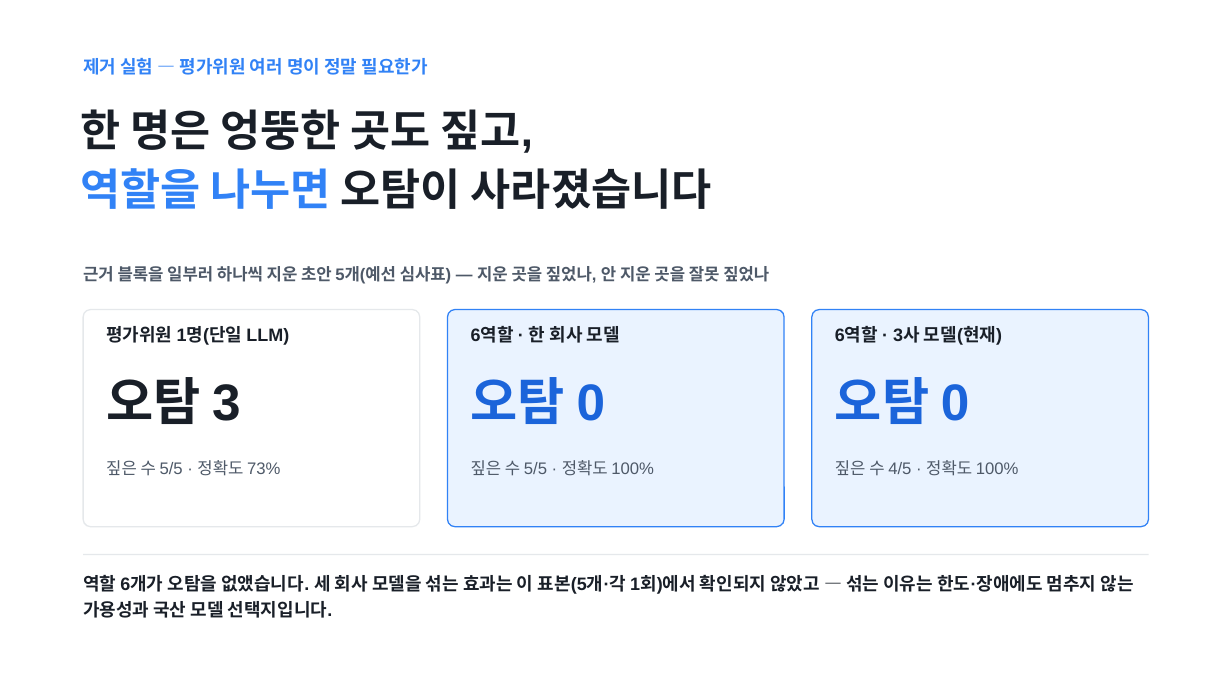
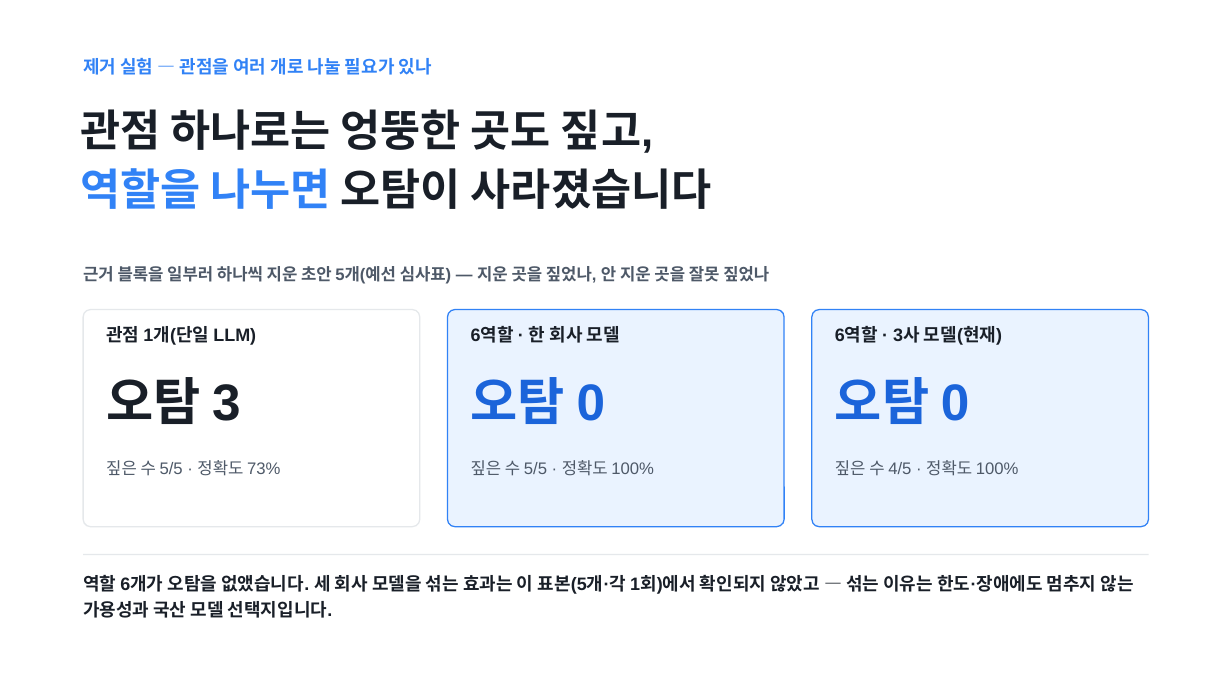
Before and after one commit to Ryugi62/rfp-to-fit, a slide deck: slide 10 of deliver/deck/RFP-to-Fit_루미아.pptx (slide 9 before the commit). Drawn at 1232x693 pixels with LibreOffice and Linux fonts; fonts in the diff are those of the drawing. Boxes give left, top, right and bottom in pixels: in the first picture for what was removed or moved away, otherwise in the second. Text is boxed around its words. In the diff, an @@ line names an element or a change of style, - is before the commit and + after.

```diff
--- a/deliver/deck/RFP-to-Fit_루미아.pptx
+++ b/deliver/deck/RFP-to-Fit_루미아.pptx
@@ text at (x1=83, y1=58, x2=432, y2=75): text changed @@
-제거 실험 — 평가위원 여러 명이 정말 필요한가
+제거 실험 — 관점을 여러 개로 나눌 필요가 있나
@@ text at (x1=80, y1=109, x2=653, y2=153): text changed @@
-한 명은 엉뚱한 곳도 짚고,
+관점 하나로는 엉뚱한 곳도 짚고,
@@ text at (x1=106, y1=326, x2=256, y2=345): text changed @@
-평가위원 1명(단일 LLM)
+관점 1개(단일 LLM)
```
Also in this commit, not shown: 8 other slides changed, 1 slide added, 15 other files.
